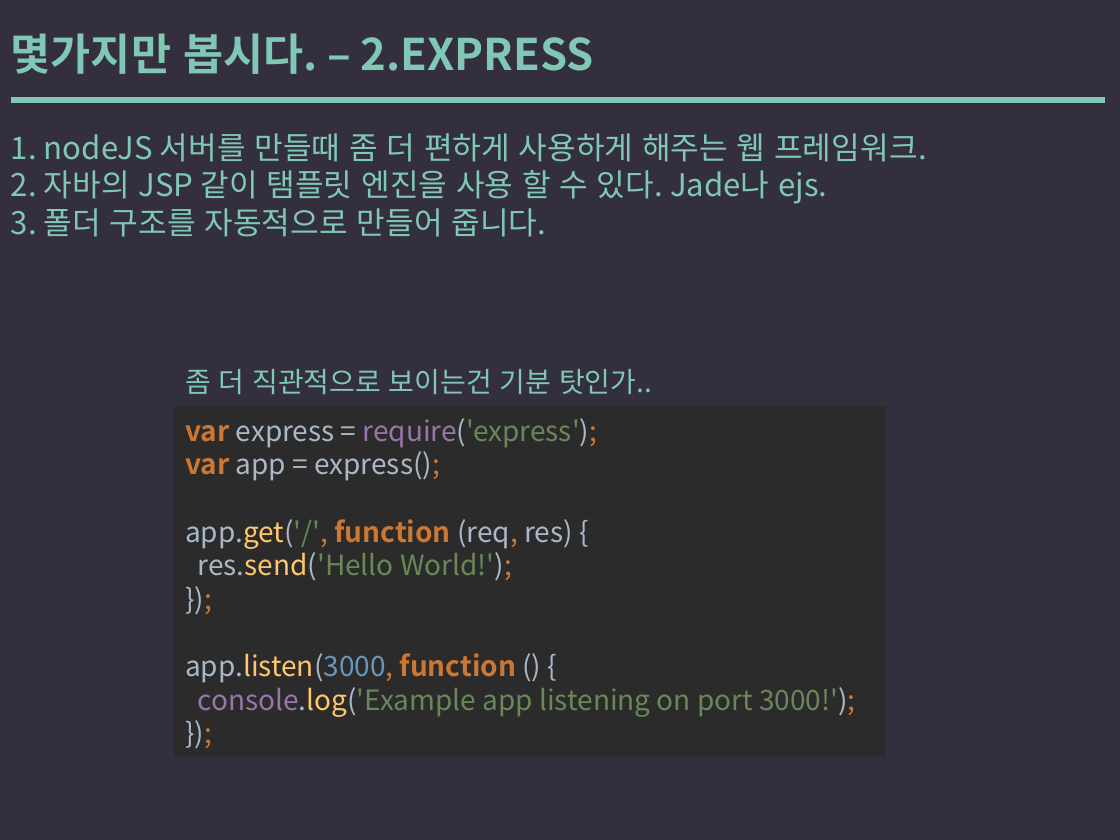
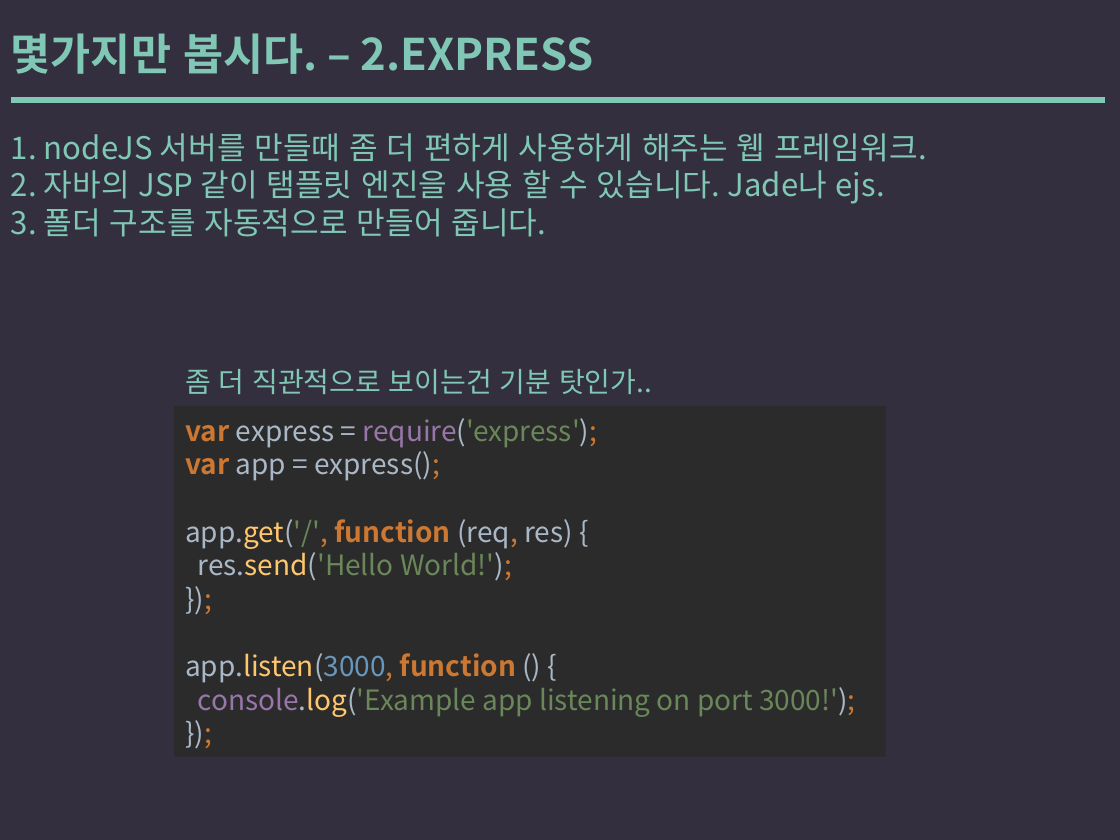
Before and after one commit to yysstory/mozzi, a slide deck: slide 7 of DOCS/1.pptx. Drawn at 1120x840 pixels with LibreOffice and Linux fonts; fonts in the diff are those of the drawing. Boxes give left, top, right and bottom in pixels: in the first picture for what was removed or moved away, otherwise in the second. Text is boxed around its words. In the diff, an @@ line names an element or a change of style, - is before the commit and + after.

```diff
--- a/DOCS/1.pptx
+++ b/DOCS/1.pptx
@@ text at [11, 170, 885, 204]: text changed @@
-2. 자바의 JSP 같이 탬플릿 엔진을 사용 할 수 있다. Jade나 ejs.
+2. 자바의 JSP 같이 탬플릿 엔진을 사용 할 수 있습니다. Jade나 ejs.
```
Also in this commit, not shown: 1 other slide changed.
